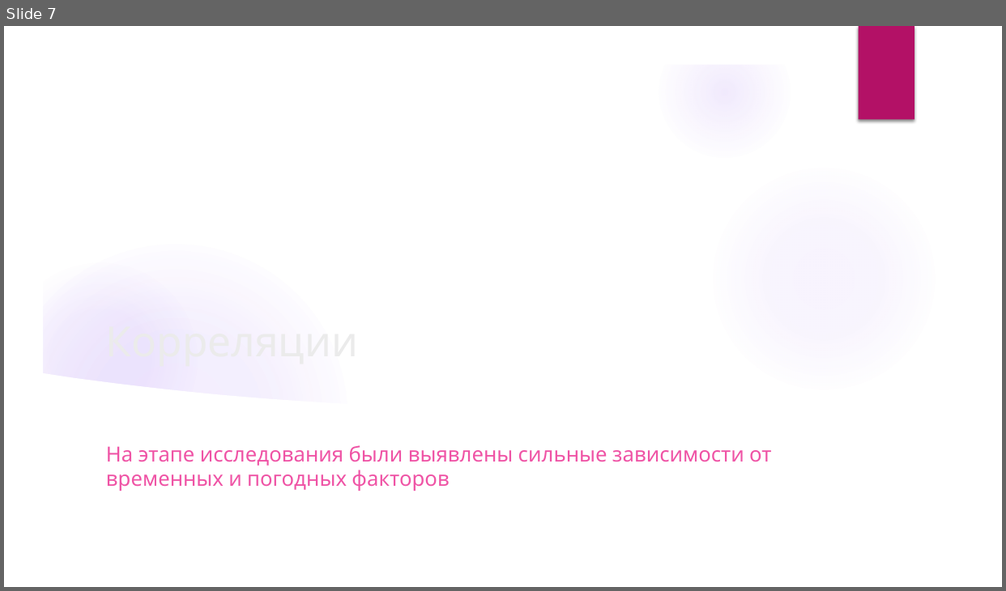
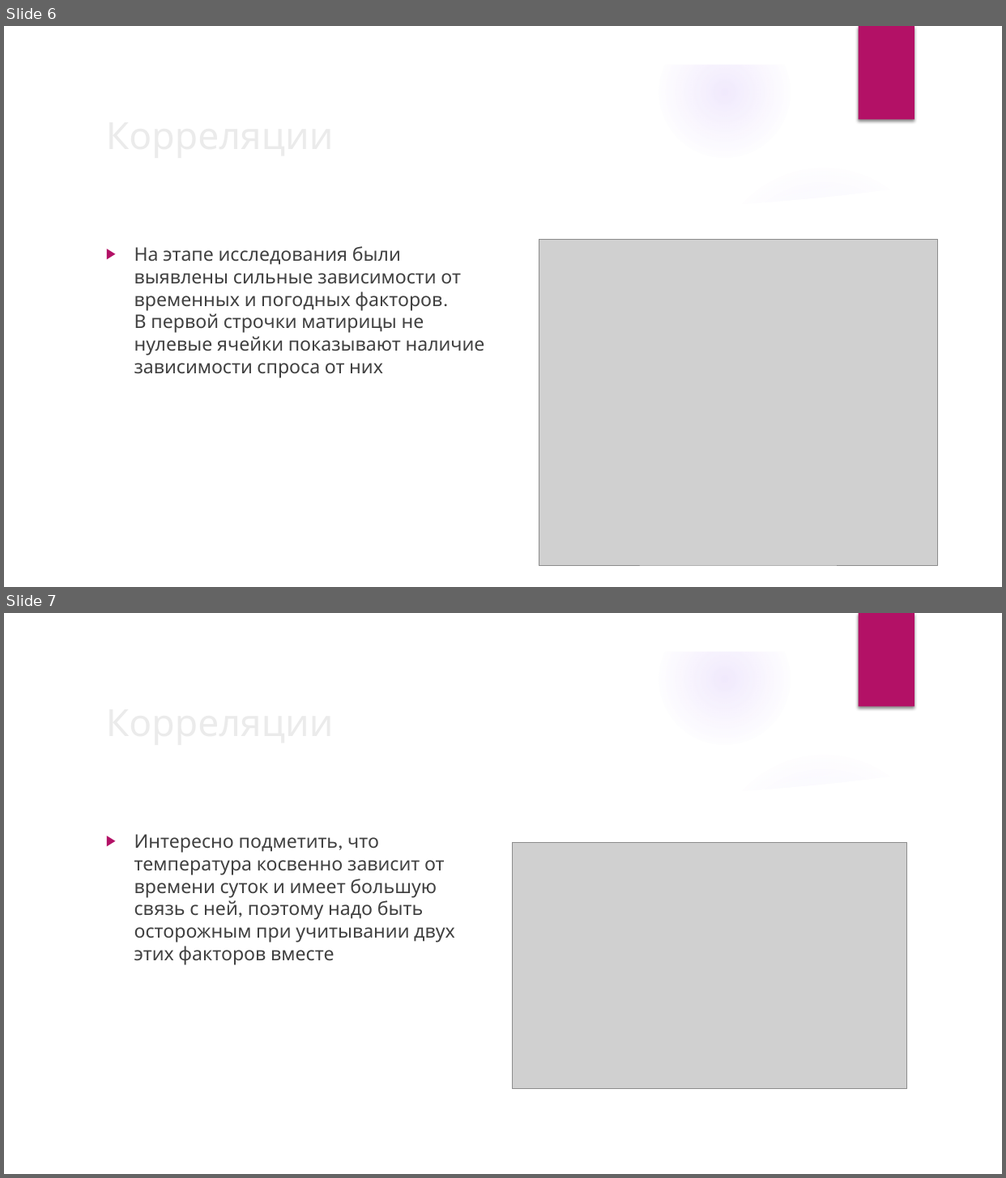
Before and after one commit to BlackkkMaster/ad_project_team16, a slide deck: Исследование спроса на самокаты.pptx. Shown one above the other, each under a label of ours: slide 7 before the commit, slides 6 and 7 after it. The pictures are 1006x591 and 1006x1178 pixels, drawn with LibreOffice and Linux fonts; fonts in the diff are those of the drawing; grey boxes stand for pictures; background and template pictures are left out. Boxes give left, top, right and bottom in pixels: in the first picture for what was removed or moved away, otherwise in the second. Text is boxed around its words. In the diff, an @@ line names an element or a change of style, - is before the commit and + after.

```diff
--- a/Исследование спроса на самокаты.pptx
+++ b/Исследование спроса на самокаты.pptx
@@ slide 7 added at box(4, 613, 1002, 1174), background picture (left out); not listed: 9 template elements that a slide beside it also shows @@
@@ title added at box(98, 692, 816, 750), 36 pt, text #EBEBEB @@
+Корреляции
@@ text added at box(134, 834, 455, 965), 18 pt, text #404040 @@
+▶ Интересно подметить, что температура косвенно зависит от времени суток и имеет большую связь с ней, поэтому надо быть осторожным при учитывании двух этих факторов вместе
@@ picture added at box(513, 843, 908, 1089) @@
@@ what was slide 7 is now slide 6 @@
@@ slide 6 changed as well @@
@@ title "Корреляции": place and size @@
-title "Корреляции" at box(98, 220, 820, 369)
+title "Корреляции" at box(98, 105, 816, 163)
@@ title "Корреляции" at box(98, 105, 816, 163): size 40 to 36 pt; vertical alignment bottom to middle @@
@@ freeform shape: place and size @@
-freeform shape at box(698, 347, 971, 429)
+freeform shape at box(698, 151, 971, 233)
@@ freeform shape: place and size @@
-freeform shape at box(41, 373, 965, 565)
+freeform shape at box(41, 179, 965, 550)
@@ picture added at box(539, 239, 938, 565) @@
@@ text at box(134, 246, 485, 378): text changed; size 20 to 18 pt; text colour #EF53A5 to #404040 @@
-На этапе исследования были выявлены сильные зависимости от временных и погодных факторов
+▶ На этапе исследования были выявлены сильные зависимости от временных и погодных факторов.
+  В первой строчки матирицы не нулевые ячейки показывают наличие зависимости спроса от них
```
Also in this commit, not shown: 4 other slides changed, 4 other slides added, 7 slides removed, 1 other file.
